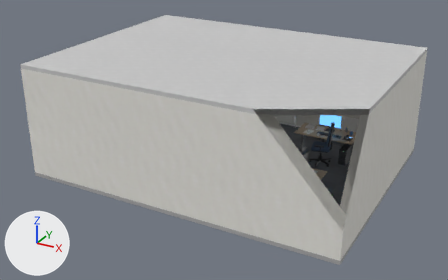
Two versions of the glTF model paper-toast/ankara.glb, one commit apart.
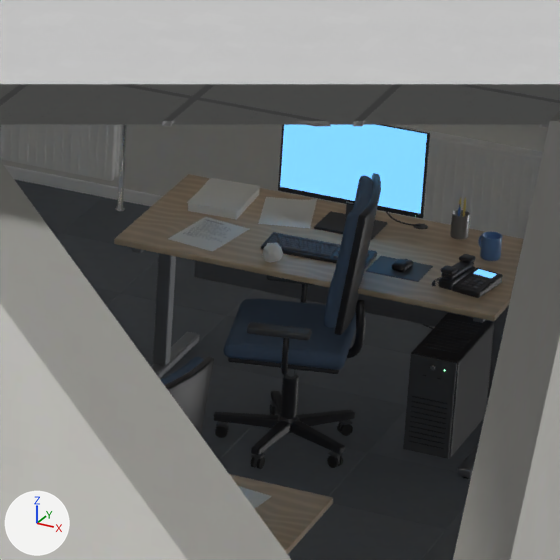
There are two pictures of each version: one whole from a 50 mm camera at (7.16, -13.5, 7.27) aimed at (-0.07, -0.35, 0.7), one close up on the part from 62% to 81% of the width and 34% to 65% of the height. Every picture has the same lights, and +X, +Y and +Z are marked at lower left. The last two pictures show the newer version. Everything nearer to the camera than a plane just in front of the edit is cut away. Where no turn or scale is listed for an object, it has been applied to the vertices. Vertices at exactly the same position are counted once.

Before the edit, the objects in view are built like this:
```python
me_sm_bild_1 = bpy.data.meshes.new('SM_Bild_1')
me_sm_bild_1.from_pydata(...)  # 26164 vertices, 50744 faces; spans x -4.02..4.02, y -3.0..3.0, z -1.26..1.26
# faces by material slot: [44420, 6252, 24, 24, 24]
me_sm_bild_1.materials.append(mat_m_kunststoff_schwarz)  # dark grey #2c2c30
me_sm_bild_1.materials.append(mat_m_weiss)  # picture img_t_weiss_basecolor
me_sm_bild_1.materials.append(mat_m_bild_a)  # picture img_t_bild_a_basecolor
me_sm_bild_1.materials.append(mat_m_bild_b)  # picture img_t_bild_b_basecolor
me_sm_bild_1.materials.append(mat_m_bild_c)  # picture img_t_bild_c_basecolor
me_sm_buerostuhl_1 = bpy.data.meshes.new('SM_Buerostuhl_1')
me_sm_buerostuhl_1.from_pydata(...)  # 4944 vertices, 9552 faces; spans x -2.94..2.94, y -1.64..1.64, z -0.56..0.56
# faces by material slot: [6184, 3368]
me_sm_buerostuhl_1.materials.append(mat_m_gummi)  # black #202020
me_sm_buerostuhl_1.materials.append(mat_m_stoff_stuhl)  # picture img_t_stoff_stuhl_basecolor
me_sm_rohdecke = bpy.data.meshes.new('SM_Rohdecke')
me_sm_rohdecke.from_pydata(...)  # a box spanning x -4.15..4.15, y -3.15..3.15, z -0.05..0.05
me_sm_rohdecke.materials.append(mat_m_rohdecke)  # picture img_t_rohdecke_basecolor
ob_sm_bild_1 = bpy.data.objects.new('SM_Bild_1', me_sm_bild_1)
ob_sm_bild_1.location = (-0.024, 0.0, 1.256)
ob_sm_buerostuhl_1 = bpy.data.objects.new('SM_Buerostuhl_1', me_sm_buerostuhl_1)
ob_sm_buerostuhl_1.location = (0.0, 0.0, 0.558)
ob_sm_rohdecke = bpy.data.objects.new('SM_Rohdecke', me_sm_rohdecke)
ob_sm_rohdecke.location = (0.0, 0.0, 2.85)
# also in view: 'SM_Teppichfliesen' at (0.0, 0.0, 0.0); 'SM_Deckenplatten' at (0.0, 0.0, 2.8); 'SM_Kaffeemaschine' at (-0.46, -0.74, 1.11); 'SM_Monitor_1' at (0.0, 0.0, 0.51); 'SM_Wand_Nord' at (0.0, 0.0, 1.4)
```
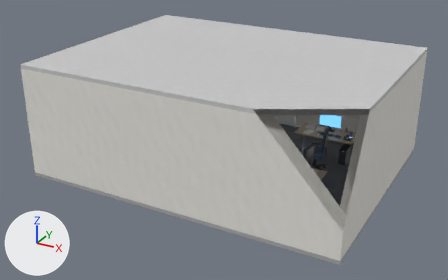
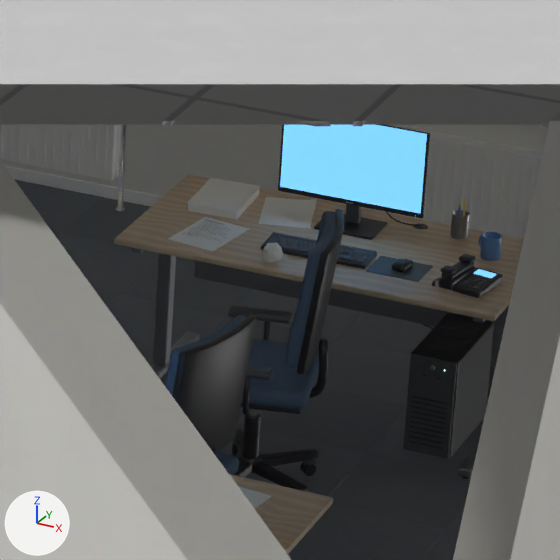
Diff of the bpy script that builds the scene:
```diff
--- a/paper-toast/ankara.glb.py
+++ b/paper-toast/ankara.glb.py
@@ me_sm_bild_1 @@
 me_sm_bild_1.from_pydata(...)  # 26164 vertices, 50744 faces; spans x -4.02..4.02, y -3.0..3.0, z -1.26..1.26
+# me_sm_bild_1 part 1: the loose piece of 707 vertices spanning x 2.16..2.25, y 0.87..0.96, z -1.19..-0.96 is moved by (0.0, -0.42, 0.0)
+# me_sm_bild_1 part 2: the loose piece of 92 vertices spanning x 1.91..2.18, y 0.84..0.94, z -1.19..-1.14 is moved by (0.0, -0.42, 0.0)
+# me_sm_bild_1 part 3: the loose piece of 92 vertices spanning x 2.16..2.23, y 0.62..0.89, z -1.19..-1.14 is moved by (0.0, -0.42, 0.0)
+# me_sm_bild_1 part 4: the loose piece of 92 vertices spanning x 2.23..2.49, y 0.79..0.93, z -1.19..-1.14 is moved by (0.0, -0.42, 0.0)
+# me_sm_bild_1 part 5: the loose piece of 92 vertices spanning x 2.21..2.41, y 0.93..1.15, z -1.19..-1.14 is moved by (0.0, -0.42, 0.0)
+# me_sm_bild_1 part 6: the loose piece of 92 vertices spanning x 2.04..2.21, y 0.94..1.18, z -1.19..-1.14 is moved by (0.0, -0.42, 0.0)
+# me_sm_bild_1 part 7: the loose piece of 137 vertices spanning x 2.3..2.48, y 0.92..1.0, z -0.85..-0.59 is moved by (0.0, -0.42, 0.0)
+# me_sm_bild_1 part 8: the loose piece of 56 vertices spanning x 1.93..2.46, y 0.65..1.19, z -0.82..-0.8 is moved by (0.0, -0.42, 0.0)
+# me_sm_bild_1 part 9: the loose piece of 92 vertices spanning x 2.22..2.28, y 0.64..0.84, z -0.85..-0.66 is moved by (0.0, -0.42, 0.0)
+# me_sm_bild_1 part 10: 1727 of the vertices in x 1.89..2.5, y -1.2..-0.62, z -1.19..-0.13 are moved by (0.0, 0.42, 0.0)
+# me_sm_bild_1 part 11: 194 of the vertices in x 2.13..2.52, y 0.74..1.2, z -0.85..-0.13 are moved by (0.0, -0.42, 0.0)
 me_sm_bild_1.materials.append(mat_m_kunststoff_schwarz)
@@ me_sm_buerostuhl_1 @@
 me_sm_buerostuhl_1.from_pydata(...)  # 4944 vertices, 9552 faces; spans x -2.94..2.94, y -1.64..1.64, z -0.56..0.56
+# me_sm_buerostuhl_1 part 12: the loose piece of 40 vertices spanning x 1.9..1.95, y 0.84..0.86, z -0.56..-0.51 is moved by (0.0, -0.42, 0.0)
+# me_sm_buerostuhl_1 part 13: the loose piece of 40 vertices spanning x 2.16..2.18, y 0.63..0.68, z -0.56..-0.51 is moved by (0.0, -0.42, 0.0)
+# me_sm_buerostuhl_1 part 14: the loose piece of 40 vertices spanning x 2.4..2.45, y 0.79..0.82, z -0.56..-0.51 is moved by (0.0, -0.42, 0.0)
+# me_sm_buerostuhl_1 part 15: the loose piece of 40 vertices spanning x 2.35..2.39, y 1.09..1.13, z -0.56..-0.51 is moved by (0.0, -0.42, 0.0)
+# me_sm_buerostuhl_1 part 16: the loose piece of 40 vertices spanning x 2.33..2.37, y 1.11..1.15, z -0.56..-0.51 is moved by (0.0, -0.42, 0.0)
+# me_sm_buerostuhl_1 part 17: the loose piece of 40 vertices spanning x 2.02..2.05, y 1.12..1.17, z -0.56..-0.51 is moved by (0.0, -0.42, 0.0)
+# me_sm_buerostuhl_1 part 18: 825 of the vertices in x 1.87..2.44, y -1.21..-0.63, z -0.56..0.56 are moved by (0.0, 0.42, 0.0)
+# me_sm_buerostuhl_1 part 19: all 425 vertices in x 1.89..2.46, y 0.63..1.21, z -0.1..0.56 are moved by (0.0, -0.42, 0.0)
 me_sm_buerostuhl_1.materials.append(mat_m_gummi)
```

Boxes [x1, y1, x2, y2] around the edits, measured in the close-ups (560 x 560 px; the box of a moved part takes in the faces that stretch with it):
'SM_Bild_1', reshaped: before [4, 125, 503, 458]; after [4, 125, 503, 492]
'SM_Buerostuhl_1', reshaped: before [161, 176, 469, 479]; after [165, 211, 469, 479]
part 1 of me_sm_bild_1, moved or reshaped: before [278, 374, 299, 433]; after [240, 413, 262, 473]
part 2 of me_sm_bild_1, moved or reshaped (mostly hidden afterwards): before [214, 412, 279, 428]; after [230, 454, 241, 462]
part 3 of me_sm_bild_1, moved or reshaped: before [251, 421, 290, 455]; after [233, 461, 252, 477]
part 4 of me_sm_bild_1, moved or reshaped: before [290, 420, 345, 454]; after [252, 460, 308, 492]
part 5 of me_sm_bild_1, moved or reshaped: before [297, 410, 355, 426]; after [259, 449, 319, 466]
part 6 of me_sm_bild_1, moved or reshaped: before [271, 391, 282, 415]; after [234, 429, 244, 455]
part 7 of me_sm_bild_1, moved or reshaped: before [347, 300, 365, 358]; after [309, 338, 328, 398]
part 8 of me_sm_bild_1, moved or reshaped: before [228, 357, 340, 374]; after [241, 403, 302, 414]
part 9 of me_sm_bild_1, moved or reshaped: before [281, 338, 289, 375]; after [242, 377, 251, 415]
part 10 of me_sm_bild_1, moved or reshaped: before [164, 356, 214, 435]; after [172, 314, 257, 456]
part 11 of me_sm_bild_1, moved or reshaped: before [301, 173, 381, 335]; after [263, 209, 344, 374]
part 12 of me_sm_buerostuhl_1, moved or reshaped (not visible afterwards): before [215, 426, 228, 438]
part 13 of me_sm_buerostuhl_1, moved or reshaped (not visible afterwards): before [257, 457, 265, 469]
part 14 of me_sm_buerostuhl_1, moved or reshaped (not visible afterwards): before [327, 456, 339, 468]
part 15 of me_sm_buerostuhl_1, moved or reshaped: before [340, 424, 353, 436]; after [304, 464, 316, 476]
part 16 of me_sm_buerostuhl_1, moved or reshaped: before [337, 423, 341, 433]; after [301, 463, 304, 472]
part 17 of me_sm_buerostuhl_1, moved or reshaped: before [270, 404, 275, 415]; after [232, 444, 237, 455]
part 18 of me_sm_buerostuhl_1, moved or reshaped: before [161, 356, 203, 385]; after [165, 315, 246, 475]
part 19 of me_sm_buerostuhl_1, moved or reshaped: before [224, 176, 372, 370]; after [242, 211, 335, 410]
